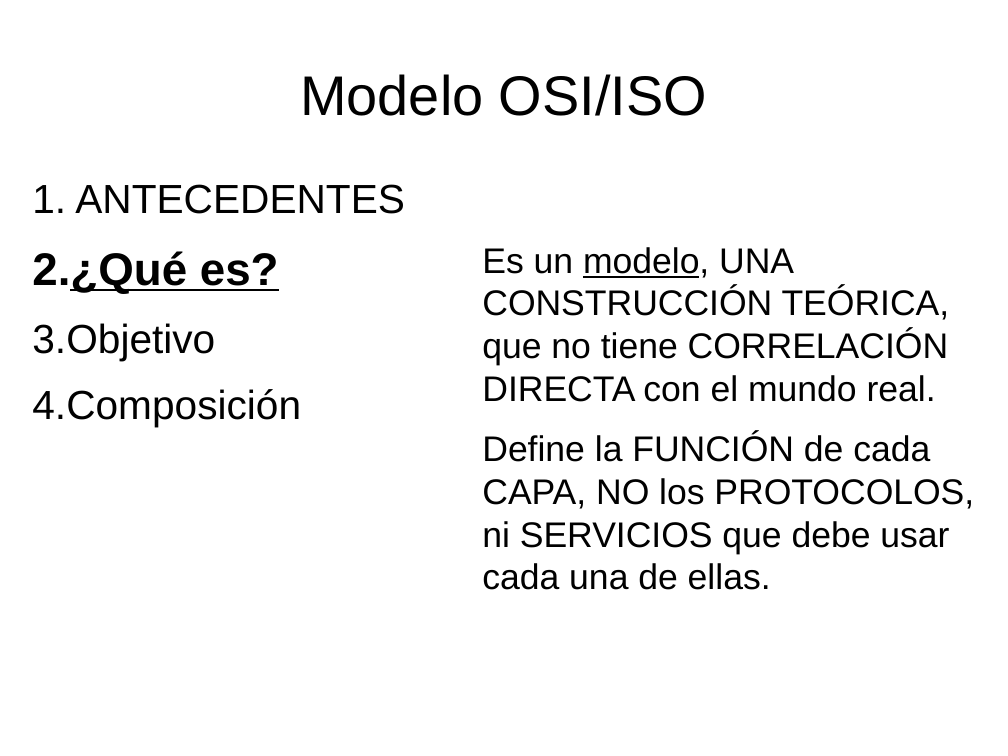
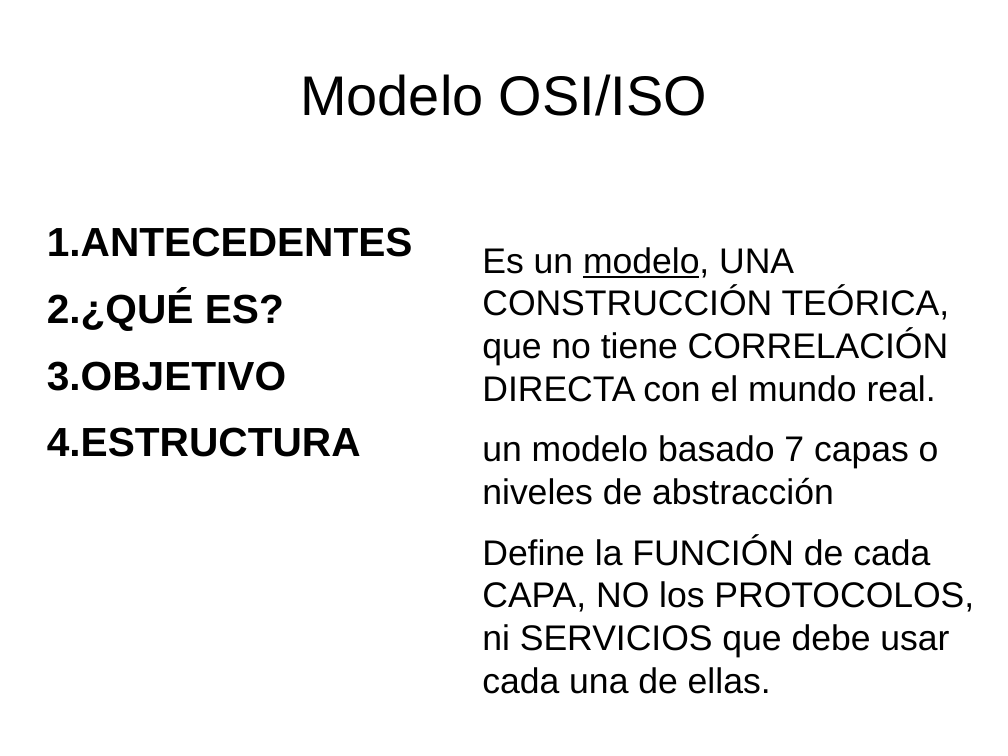
Before and after one commit to q92helea/Pechackucha, a slide deck: slide 6 of Pechakucha.odp (slide 5 before the commit). Drawn at 1008x756 pixels with LibreOffice and Linux fonts; fonts in the diff are those of the drawing. Boxes give left, top, right and bottom in pixels: in the first picture for what was removed or moved away, otherwise in the second. Text is boxed around its words. In the diff, an @@ line names an element or a change of style, - is before the commit and + after.

```diff
--- a/Pechakucha.odp
+++ b/Pechakucha.odp
@@ text "ANTECEDENTES": place and size @@
-text "ANTECEDENTES" at <box>32,184,405,427</box>
+text "ANTECEDENTES" at <box>47,227,413,457</box>
@@ text at <box>47,227,413,257</box>: bold on in "ANTECEDENTES" @@
@@ text at <box>47,291,361,457</box>: text changed; bold on @@
-2. ¿Qué es?
-3. Objetivo
-4. Composición
+2. ¿QUÉ ES?
+3. OBJETIVO
+4. ESTRUCTURA
@@ text at <box>482,435,939,505</box>: paragraph added @@
+un modelo basado 7 capas o niveles de abstracción
```
Also in this commit, not shown: 15 other slides changed, 2 slides added, 1 slide removed, 1 other file.
